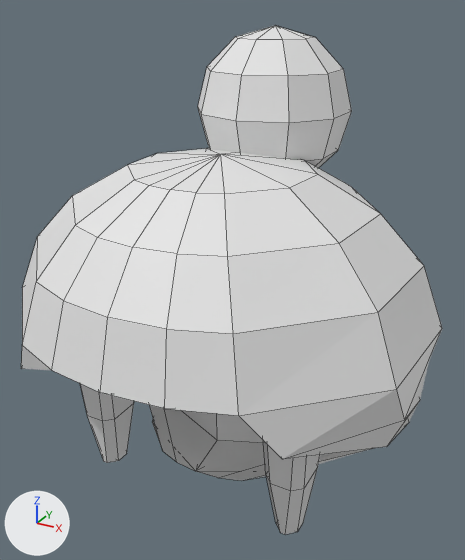
What one commit did to the Blender file styles/lowpoly/parts/hair/hair-bun-block.blend.
Rendered twice from a 50 mm lens placed at (0.455, -0.793, 1.565), pointed at (0.017, 0.004, 1.166). Every picture has the same lights, and +X, +Y and +Z are marked at lower left. The picture after the commit comes second. Mesh edges are drawn as thin lines.

Objects in the first picture: 'part_hair'.
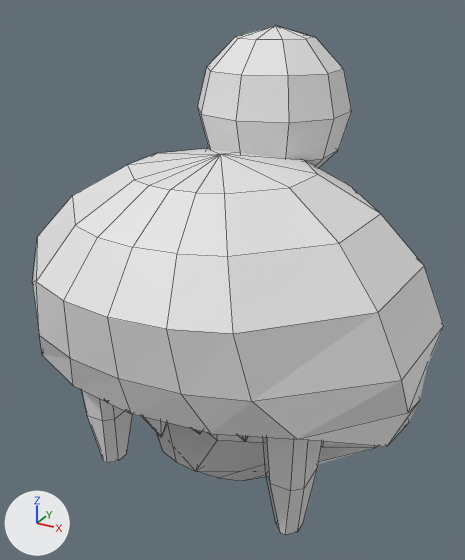
Boxes (x1, y1, x2, y2) around the edits, measured in the pictures (465 x 560 px; the box of a moved part takes in the faces that stretch with it):
'part_hair', reshaped: before (21, 26, 442, 534); after (32, 26, 444, 534)
part 1 of me_part_hair, added (mostly hidden): after (143, 417, 167, 437)
part 2 of me_part_hair, moved or reshaped: before (21, 239, 442, 459); after (32, 244, 444, 447)

Edits to the bpy script that builds the scene:
```text
Change me_part_hair:
    used by ob_part_hair; location = (0.0, 0.0, 0.0)
    remove me_part_hair.from_pydata(...)  # 211 vertices, 227 faces; spans x -0.324..0.324, y -0.295..0.295, z 0.83..1.525
    add me_part_hair.from_pydata(...)  # 330 vertices, 360 faces; spans x -0.324..0.324, y -0.27..0.295, z 0.83..1.525
    me_part_hair part 1: a new loose piece of 17 vertices spanning x -0.036..0.04, y -0.232..-0.195, z 1.012..1.1
    me_part_hair part 2
    24 vertices move from x -0.324..0.324, y -0.295..0.285, z 1.05..1.13 to x -0.324..0.324, y -0.26..0.28, z 1.065..1.13
    other edits to the shape of me_part_hair do not show in these pictures
```
